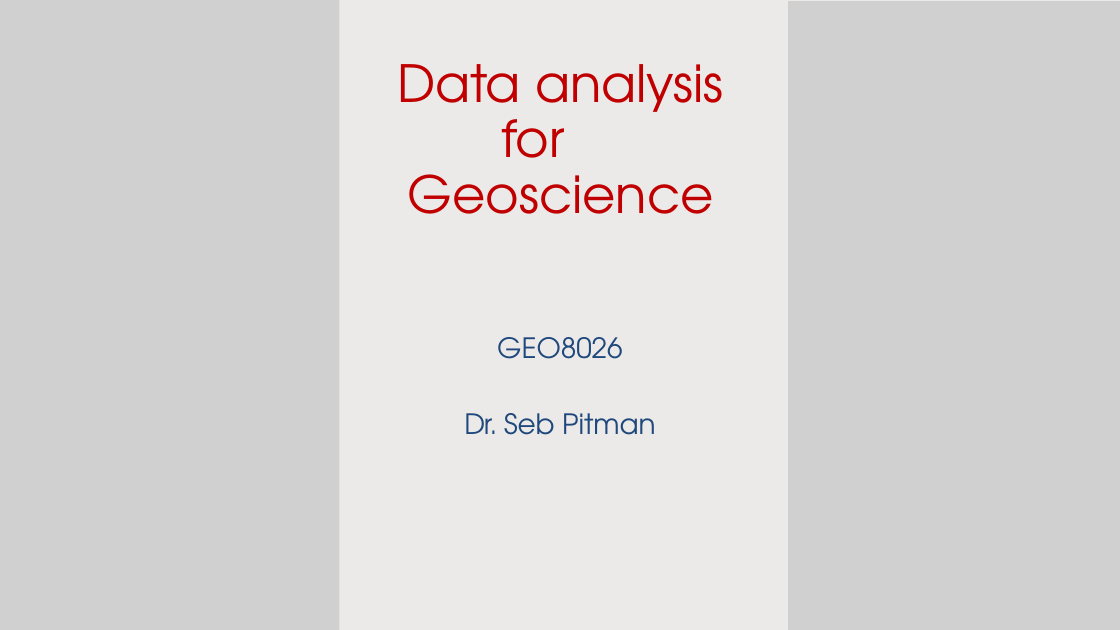
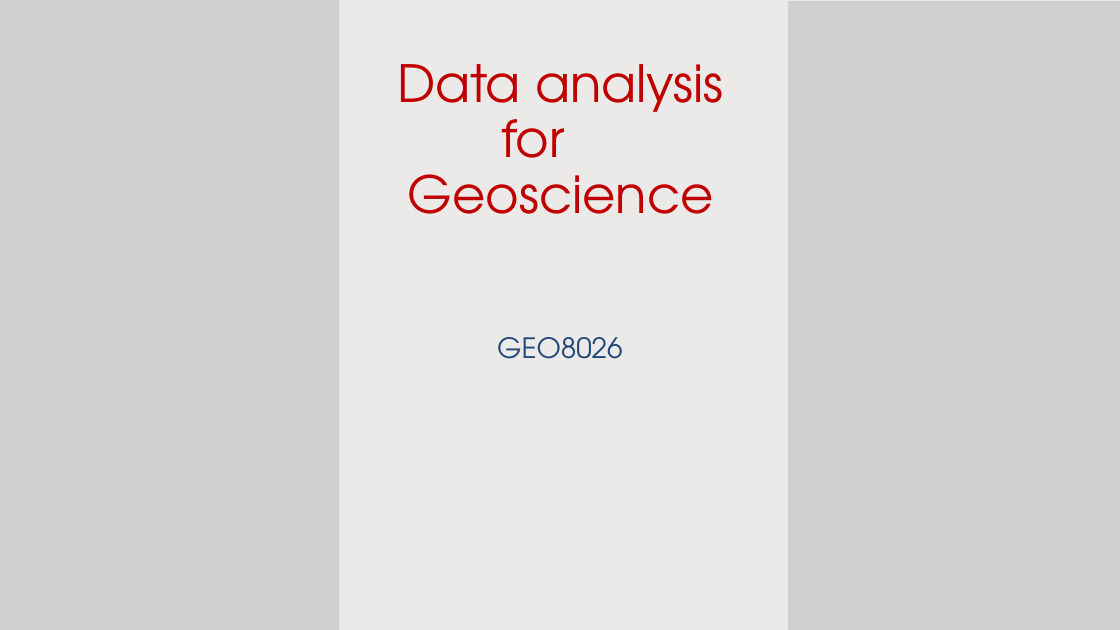
Before and after one commit to CatchmentSci/GEO8026, a slide deck: slide 1 of Block 04/slides/GEO8026_2023_24_Lecture4.pptx. Drawn at 1120x630 pixels with LibreOffice and Linux fonts; fonts in the diff are those of the drawing; grey boxes stand for pictures. Boxes give left, top, right and bottom in pixels: in the first picture for what was removed or moved away, otherwise in the second. Text is boxed around its words. In the diff, an @@ line names an element or a change of style, - is before the commit and + after.

```diff
--- a/Block 04/slides/GEO8026_2023_24_Lecture4.pptx
+++ b/Block 04/slides/GEO8026_2023_24_Lecture4.pptx
@@ text at [464, 413, 655, 435]: paragraph removed @@
-Dr. Seb Pitman
```
Also in this commit, not shown: 20 other files.
